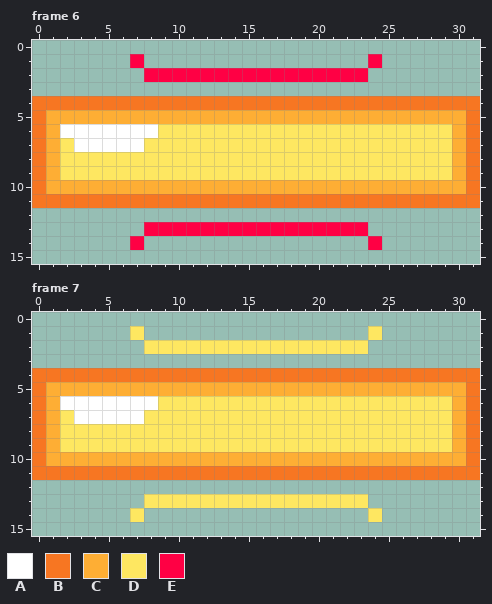
Pixel-art file: Assets/Image/Notes.ase. Above, as it was before the edit.
32x16 pixels, 8 frames. Shown: frame 6, frame 7. The commit also changed other frames, which this record leaves out.
Palette (. is transparent): A #ffffff  B #f77622  C #feae34  D #fee761  E #ff0044
After:
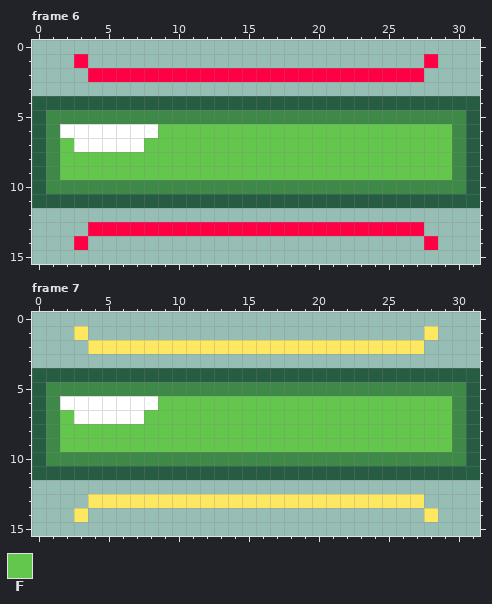
Colours new in this view: F #63c74d
Diff:
{"colour":"B","old":"#f77622","new":"#265c42"}
{"colour":"C","old":"#feae34","new":"#3e8948"}
{"where": "frame 6"}
{"frame":6,"y":1,"x":3,"old":".","new":"E"}
{"frame":6,"y":1,"x":7,"old":"E","new":"."}
{"frame":6,"y":1,"x":24,"old":"E","new":"."}
{"frame":6,"y":1,"x":28,"old":".","new":"E"}
{"frame":6,"y":2,"x":4,"old":"....","new":"EEEE"}
{"frame":6,"y":2,"x":24,"old":"....","new":"EEEE"}
{"frame":6,"y":6,"x":9,"old":"DDDDDDDDDDDDDDDDDDDDD","new":"FFFFFFFFFFFFFFFFFFFFF"}
{"frame":6,"y":7,"x":2,"old":"D","new":"F"}
{"frame":6,"y":7,"x":8,"old":"DDDDDDDDDDDDDDDDDDDDDD","new":"FFFFFFFFFFFFFFFFFFFFFF"}
{"frame":6,"y":8,"x":2,"old":"DDDDDDDDDDDDDDDDDDDDDDDDDDDD","new":"FFFFFFFFFFFFFFFFFFFFFFFFFFFF"}
{"frame":6,"y":9,"x":2,"old":"DDDDDDDDDDDDDDDDDDDDDDDDDDDD","new":"FFFFFFFFFFFFFFFFFFFFFFFFFFFF"}
{"frame":6,"y":13,"x":4,"old":"....","new":"EEEE"}
{"frame":6,"y":13,"x":24,"old":"....","new":"EEEE"}
{"frame":6,"y":14,"x":3,"old":".","new":"E"}
{"frame":6,"y":14,"x":7,"old":"E","new":"."}
{"frame":6,"y":14,"x":24,"old":"E","new":"."}
{"frame":6,"y":14,"x":28,"old":".","new":"E"}
{"where": "frame 7"}
{"frame":7,"y":1,"x":3,"old":".","new":"D"}
{"frame":7,"y":1,"x":7,"old":"D","new":"."}
{"frame":7,"y":1,"x":24,"old":"D","new":"."}
{"frame":7,"y":1,"x":28,"old":".","new":"D"}
{"frame":7,"y":2,"x":4,"old":"....","new":"DDDD"}
{"frame":7,"y":2,"x":24,"old":"....","new":"DDDD"}
{"frame":7,"y":6,"x":9,"old":"DDDDDDDDDDDDDDDDDDDDD","new":"FFFFFFFFFFFFFFFFFFFFF"}
{"frame":7,"y":7,"x":2,"old":"D","new":"F"}
{"frame":7,"y":7,"x":8,"old":"DDDDDDDDDDDDDDDDDDDDDD","new":"FFFFFFFFFFFFFFFFFFFFFF"}
{"frame":7,"y":8,"x":2,"old":"DDDDDDDDDDDDDDDDDDDDDDDDDDDD","new":"FFFFFFFFFFFFFFFFFFFFFFFFFFFF"}
{"frame":7,"y":9,"x":2,"old":"DDDDDDDDDDDDDDDDDDDDDDDDDDDD","new":"FFFFFFFFFFFFFFFFFFFFFFFFFFFF"}
{"frame":7,"y":13,"x":4,"old":"....","new":"DDDD"}
{"frame":7,"y":13,"x":24,"old":"....","new":"DDDD"}
{"frame":7,"y":14,"x":3,"old":".","new":"D"}
{"frame":7,"y":14,"x":7,"old":"D","new":"."}
{"frame":7,"y":14,"x":24,"old":"D","new":"."}
{"frame":7,"y":14,"x":28,"old":".","new":"D"}
